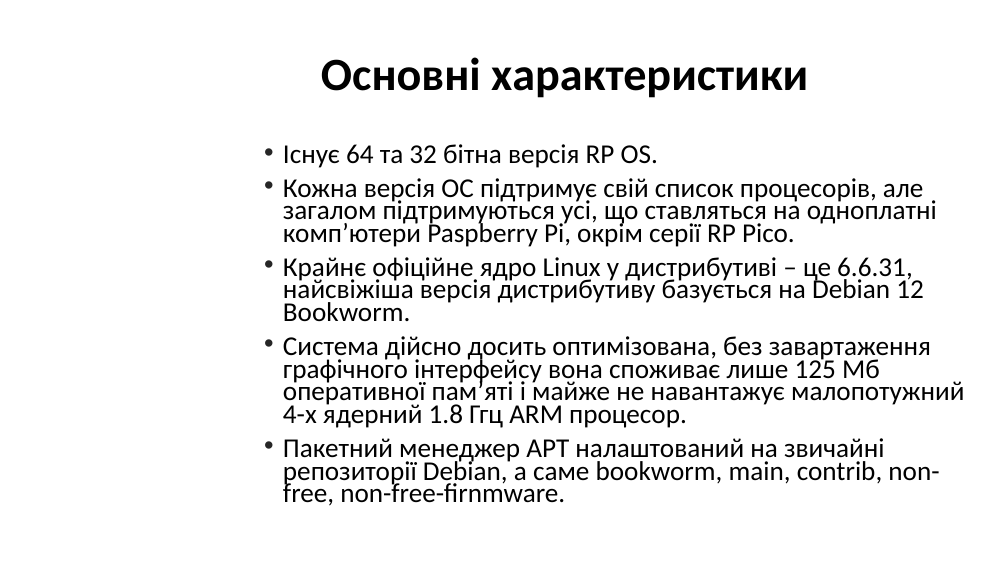
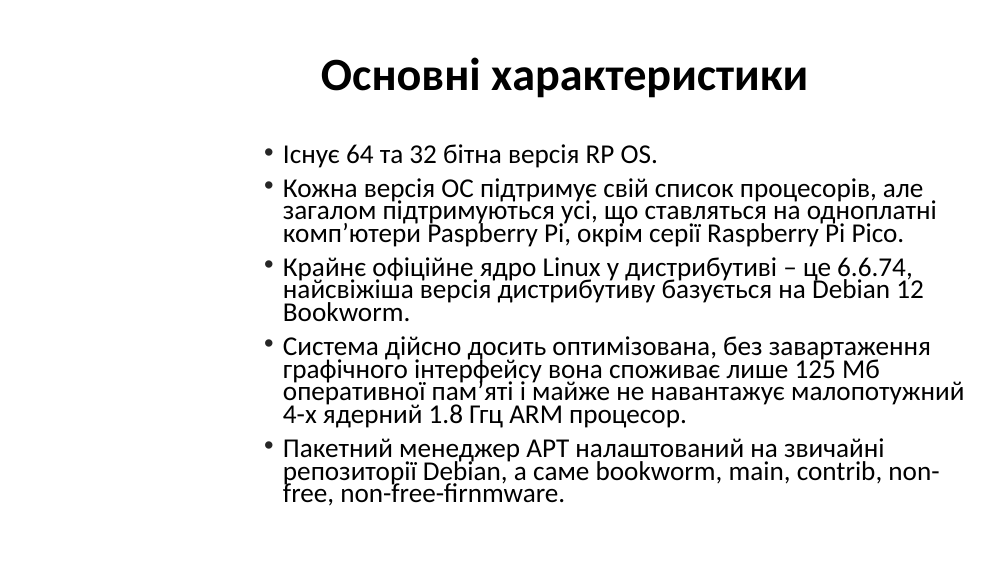
Before and after one commit to millennium02/SR_L1, a slide deck: slide 3 of RP-OS.odp. Drawn at 1008x567 pixels with LibreOffice and Linux fonts; fonts in the diff are those of the drawing; background and template pictures are left out. Boxes give left, top, right and bottom in pixels: in the first picture for what was removed or moved away, otherwise in the second. Text is boxed around its words. In the diff, an @@ line names an element or a change of style, - is before the commit and + after.

```diff
--- a/RP-OS.odp
+++ b/RP-OS.odp
@@ text at [283, 178, 937, 322]: text changed @@
-• Кожна версія ОС підтримує свій список процесорів, але загалом підтримуються усі, що ставляться на одноплатні комп’ютери Paspberry Pi, окрім серії RP Pico.
-• Крайнє офіційне ядро Linux у дистрибутиві – це 6.6.31, найсвіжіша версія дистрибутиву базується на Debian 12 Bookworm.
+• Кожна версія ОС підтримує свій список процесорів, але загалом підтримуються усі, що ставляться на одноплатні комп’ютери Paspberry Pi, окрім серії Raspberry Pi Pico.
+• Крайнє офіційне ядро Linux у дистрибутиві – це 6.6.74, найсвіжіша версія дистрибутиву базується на Debian 12 Bookworm.
```
Also in this commit, not shown: 3 other slides changed, 2 slides added, 6 slides removed, 2 other files.
